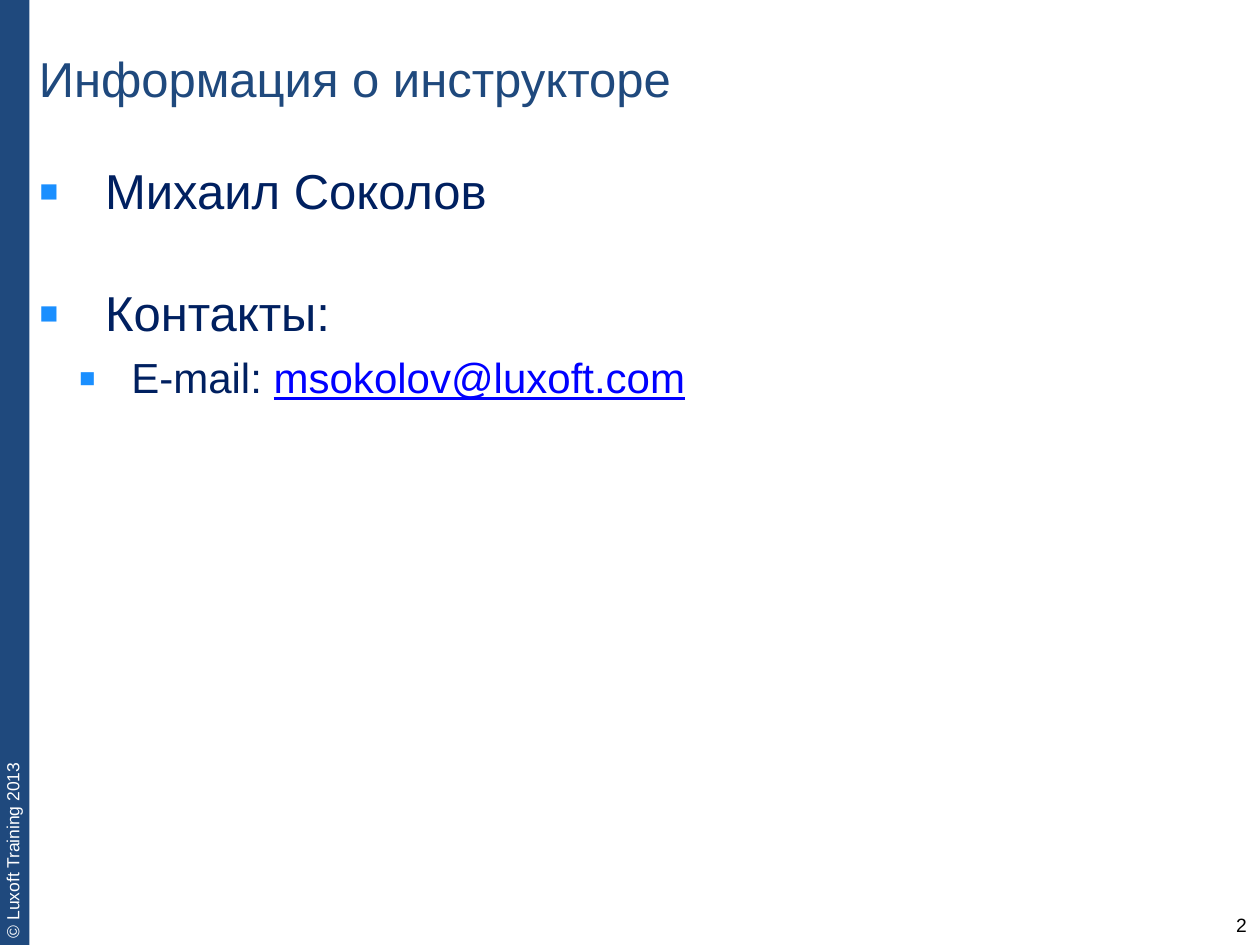
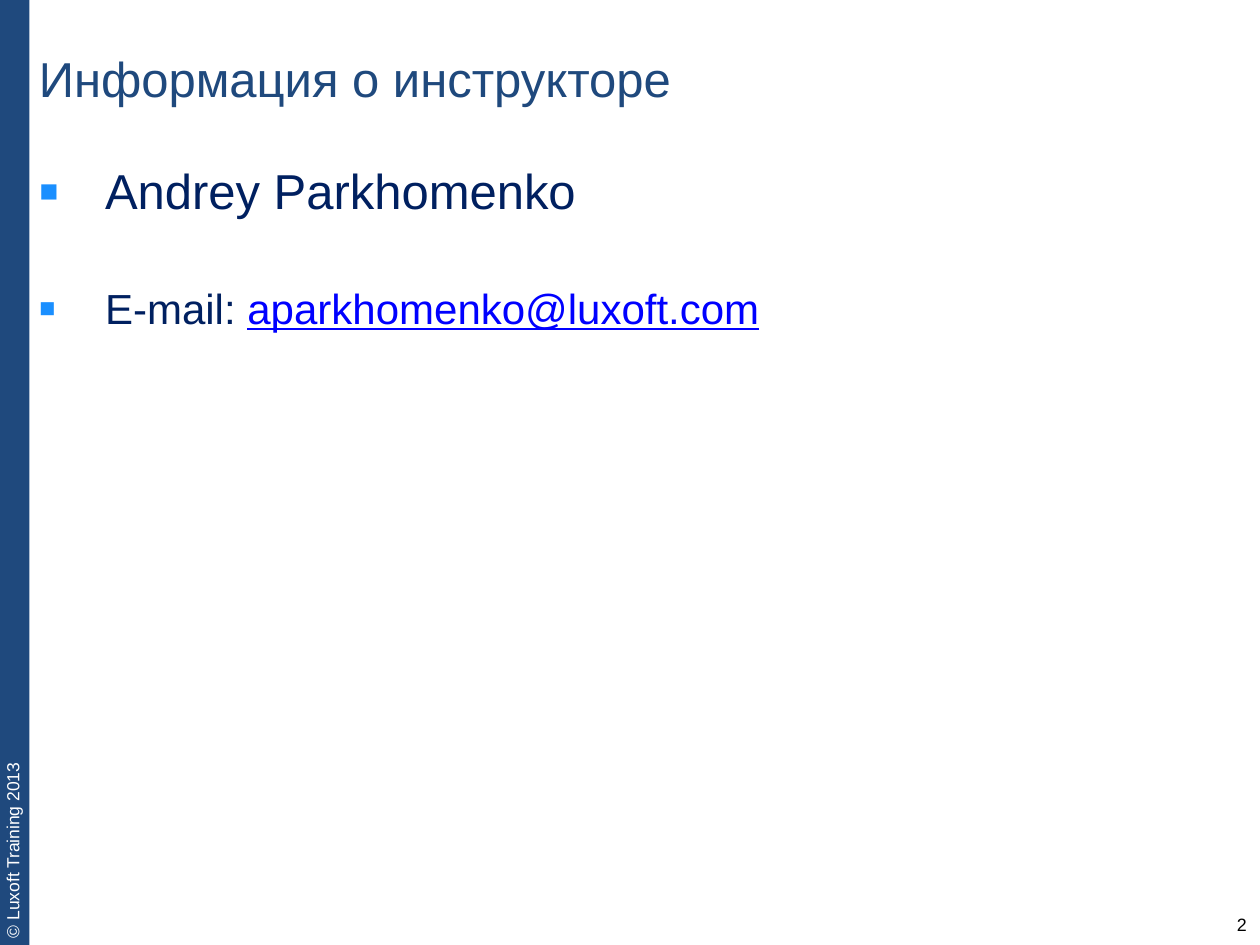
Before and after one commit to team3/lux-trainings-all, a slide deck: slide 2 of JVA-011. unit-testing-with-junit/JVA-011-lecture1-unit-testing-basics.pptx. Drawn at 1260x945 pixels with LibreOffice and Linux fonts; fonts in the diff are those of the drawing. Boxes give left, top, right and bottom in pixels: in the first picture for what was removed or moved away, otherwise in the second. Text is boxed around its words. In the diff, an @@ line names an element or a change of style, - is before the commit and + after.

Commit message:
slides update

```diff
--- a/JVA-011. unit-testing-with-junit/JVA-011-lecture1-unit-testing-basics.pptx
+++ b/JVA-011. unit-testing-with-junit/JVA-011-lecture1-unit-testing-basics.pptx
@@ text at bbox=[105, 173, 759, 332]: text changed @@
-▪ Михаил Соколов
-▪ Контакты:
-  ▪ E-mail: msokolov@luxoft.com
+▪ Andrey Parkhomenko
+▪ E-mail: aparkhomenko@luxoft.com
```
Also in this commit, not shown: 12 other slides changed, 3 slides added.
